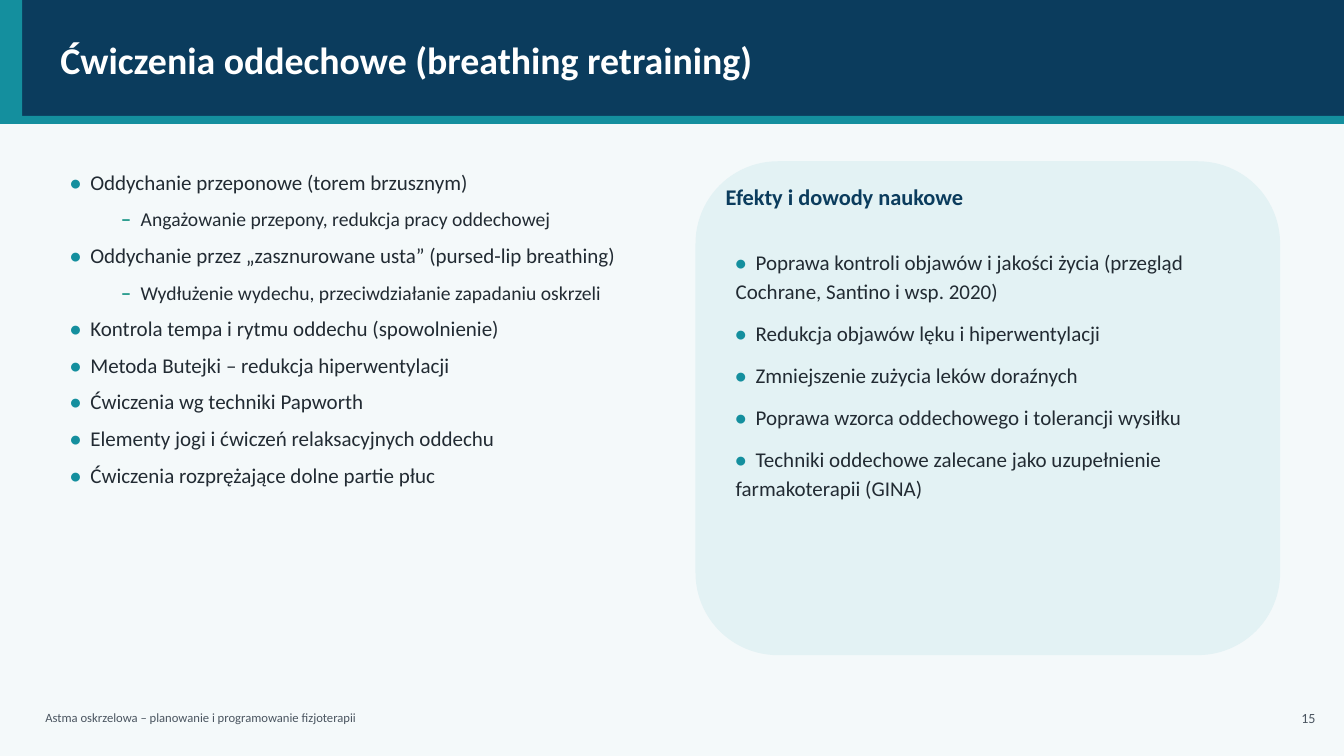
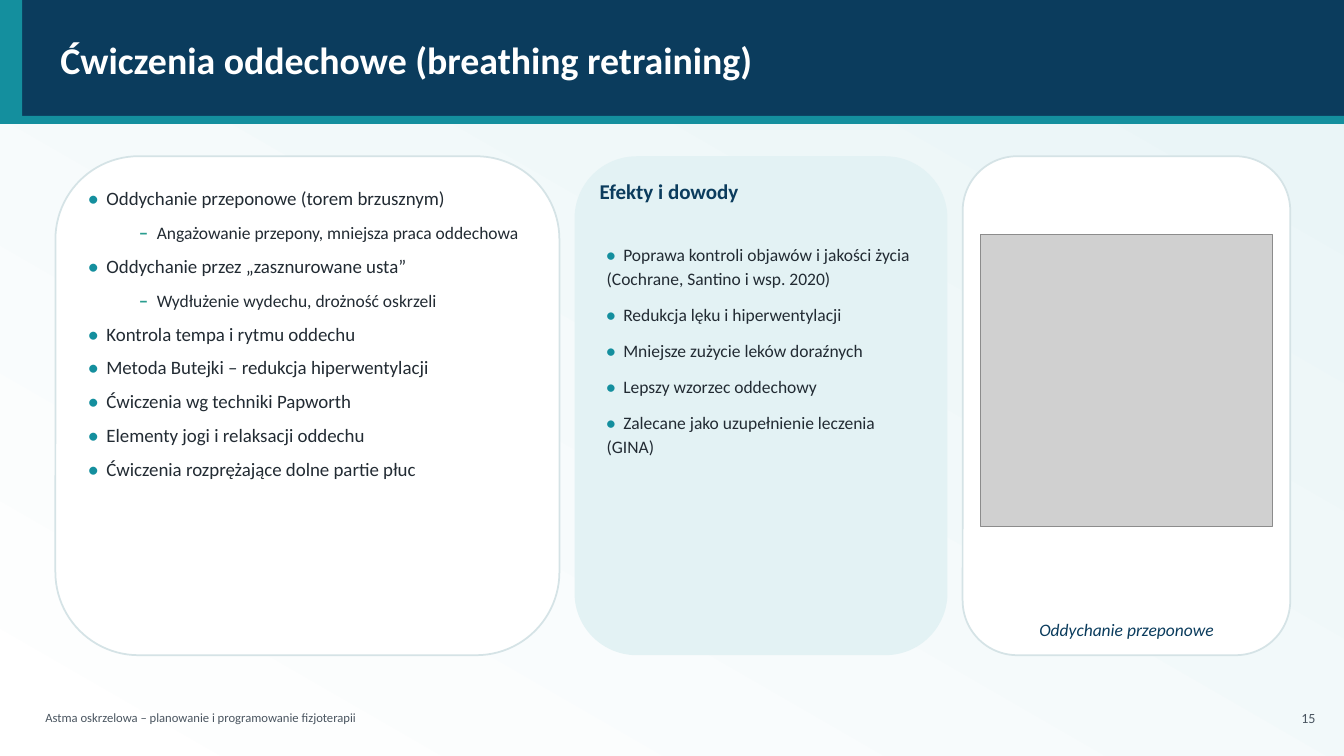
Before and after one commit to ernestkurdziel-max/eqwdfqae, a slide deck: slide 16 of Astma_oskrzelowa_fizjoterapia_prezentacja.pptx. Drawn at 1344x756 pixels with LibreOffice and Linux fonts; fonts in the diff are those of the drawing; grey boxes stand for pictures. Boxes give left, top, right and bottom in pixels: in the first picture for what was removed or moved away, otherwise in the second. Text is boxed around its words. In the diff, an @@ line names an element or a change of style, - is before the commit and + after.

```diff
--- a/Astma_oskrzelowa_fizjoterapia_prezentacja.pptx
+++ b/Astma_oskrzelowa_fizjoterapia_prezentacja.pptx
@@ background #F4F9FA to #FFFFFF @@
@@ rectangle added at bbox=[0, 0, 1344, 756], fill gradient #FFFFFF to #E8F4F6 @@
@@ rounded rectangle added at bbox=[55, 156, 560, 655], fill #FFFFFF, outline #D5E3E6 1.25 pt @@
@@ text "• Oddychanie przeponowe (torem brzusznym)": place and size @@
-text "• Oddychanie przeponowe (torem brzusznym)" at bbox=[90, 175, 614, 487]
+text "• Oddychanie przeponowe (torem brzusznym)" at bbox=[106, 191, 519, 480]
@@ rounded rectangle: place and size @@
-rounded rectangle at bbox=[696, 161, 1280, 655]
+rounded rectangle at bbox=[575, 156, 948, 655]
@@ rounded rectangle added at bbox=[963, 156, 1291, 655], fill #FFFFFF, outline #D5E3E6 1.25 pt @@
@@ text at bbox=[106, 191, 445, 480]: size 15 to 13.5 pt in "• Oddychanie przeponowe (torem brzusznym)", "• Metoda Butejki – redukcja hiperwentylacji", "• Ćwiczenia wg techniki Papworth", "• Ćwiczenia rozprężające dolne partie płuc" @@
@@ text at bbox=[600, 184, 738, 203]: text changed; size 16 to 15 pt @@
-Efekty i dowody naukowe
+Efekty i dowody
@@ text at bbox=[106, 227, 519, 344]: text changed; size 15 to 12.5 pt @@
-  – Angażowanie przepony, redukcja pracy oddechowej
-• Oddychanie przez „zasznurowane usta” (pursed-lip breathing)
-  – Wydłużenie wydechu, przeciwdziałanie zapadaniu oskrzeli
-• Kontrola tempa i rytmu oddechu (spowolnienie)
+  – Angażowanie przepony, mniejsza praca oddechowa
+• Oddychanie przez „zasznurowane usta”
+  – Wydłużenie wydechu, drożność oskrzeli
+• Kontrola tempa i rytmu oddechu
@@ picture added at bbox=[981, 235, 1272, 526] @@
@@ text at bbox=[607, 249, 909, 455]: text changed; size 15 to 12.5 pt @@
-• Poprawa kontroli objawów i jakości życia (przegląd Cochrane, Santino i wsp. 2020)
-• Redukcja objawów lęku i hiperwentylacji
-• Zmniejszenie zużycia leków doraźnych
-• Poprawa wzorca oddechowego i tolerancji wysiłku
-• Techniki oddechowe zalecane jako uzupełnienie farmakoterapii (GINA)
+• Poprawa kontroli objawów i jakości życia (Cochrane, Santino i wsp. 2020)
+• Redukcja lęku i hiperwentylacji
+• Mniejsze zużycie leków doraźnych
+• Lepszy wzorzec oddechowy
+• Zalecane jako uzupełnienie leczenia (GINA)
@@ text at bbox=[106, 429, 365, 446]: text changed; size 15 to 13.5 pt @@
-• Elementy jogi i ćwiczeń relaksacyjnych oddechu
+• Elementy jogi i relaksacji oddechu
@@ ellipse added at bbox=[1079, 474, 1344, 756], fill #DDEFF1 @@
@@ ellipse added at bbox=[0, 524, 151, 756], fill #E8F5F0 @@
@@ text added at bbox=[1039, 624, 1214, 639], 12.5 pt, text #0B3C5D, italic @@
+Oddychanie przeponowe
```
Also in this commit, not shown: 26 other slides changed, 1 slide added, 1 slide removed, 7 other files.
